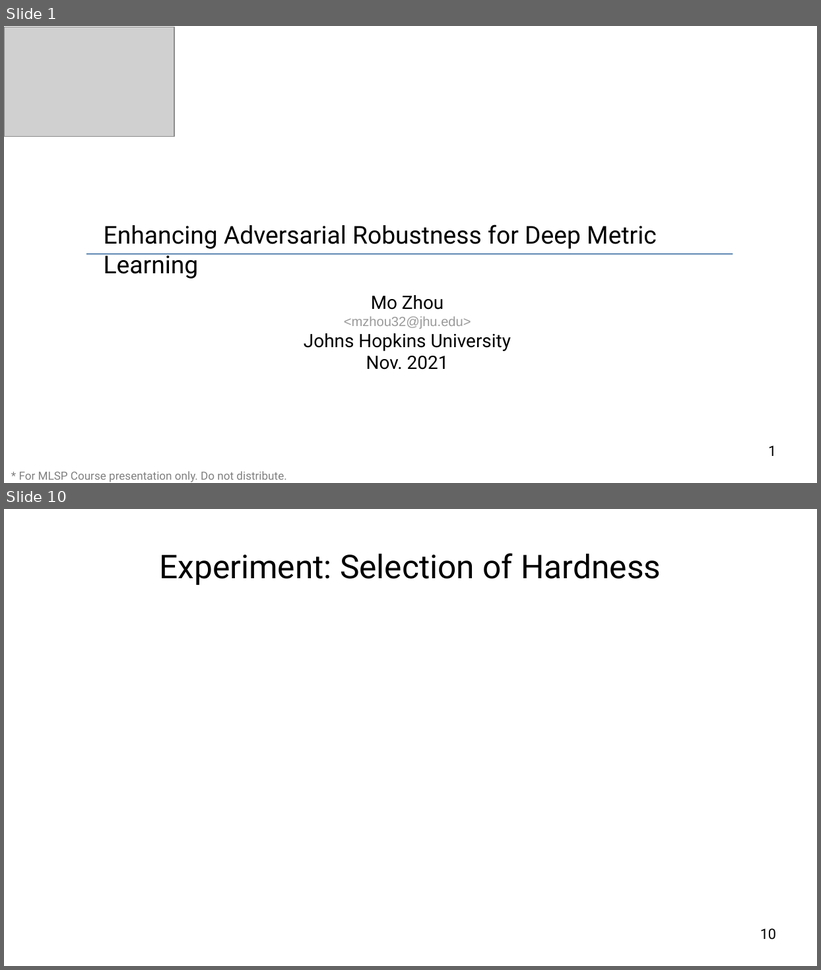
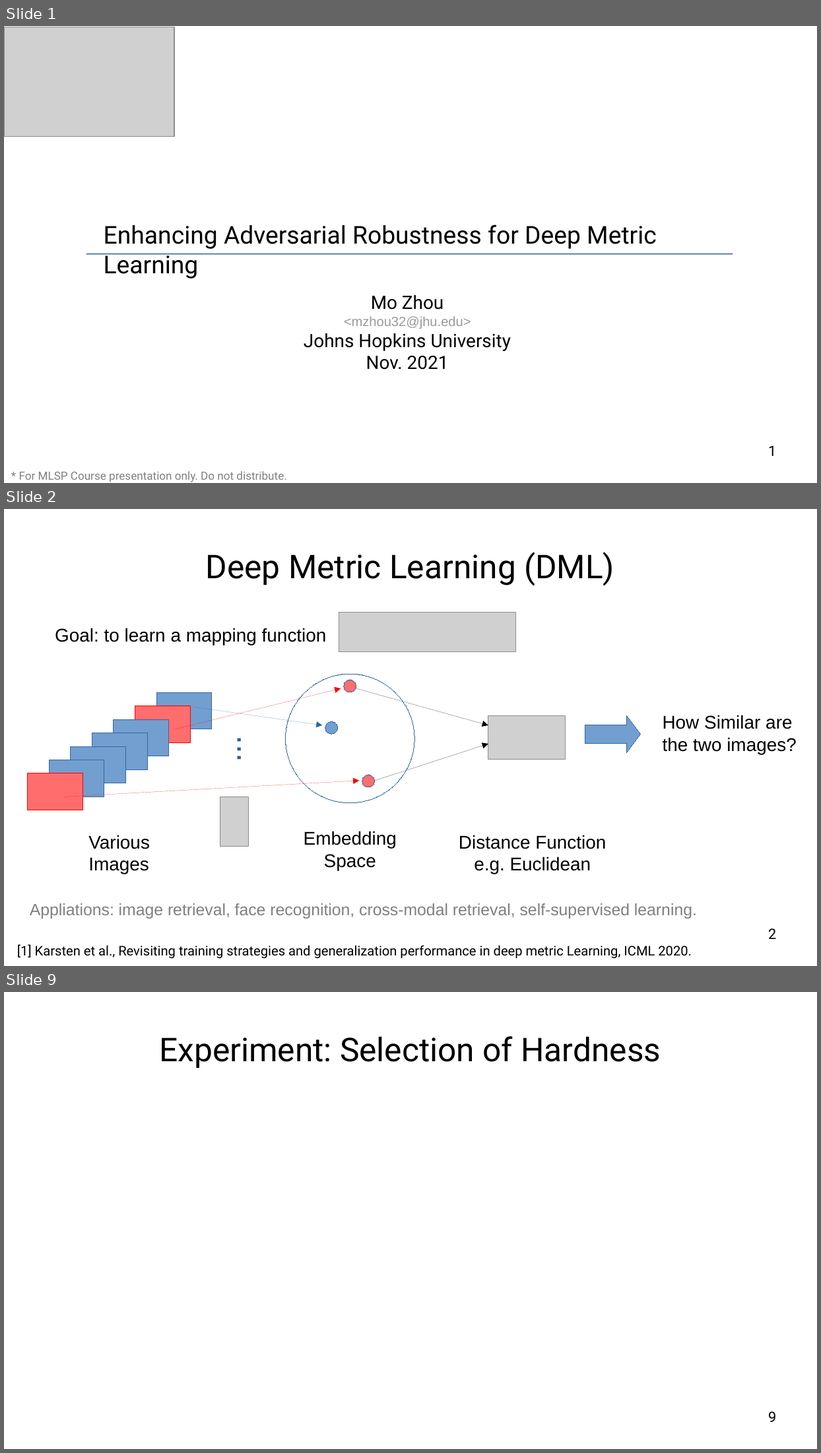
Before and after one commit to cdluminate/robdml, a slide deck: slides/slides.odp. Shown one above the other, each under a label of ours: slides 1 and 10 before the commit, slides 1, 2 and 9 after it; the slides between them are not shown. The pictures are 821x970 and 821x1453 pixels, drawn with LibreOffice and Linux fonts; fonts in the diff are those of the drawing; grey boxes stand for pictures. Boxes give left, top, right and bottom in pixels: in the first picture for what was removed or moved away, otherwise in the second. Text is boxed around its words. In the diff, an @@ line names an element or a change of style, - is before the commit and + after.

```diff
--- a/slides/slides.odp
+++ b/slides/slides.odp
@@ slide 2 added at <box>4,509,817,966</box>, background #FFFFFF @@
@@ title added at <box>206,552,614,586</box>, 32 pt, text #000000 @@
+Deep Metric Learning (DML)
@@ picture added at <box>339,613,516,652</box> @@
@@ text added at <box>55,628,327,645</box>, 18 pt, text #000000 @@
+Goal: to learn a mapping function
@@ ellipse added at <box>286,674,415,803</box>, fill #FFFFFF, outline #3465A4 0 pt @@
@@ ellipse added at <box>344,680,356,692</box>, fill #FF6D6D, outline #3465A4 0 pt @@
@@ rectangle added at <box>135,706,191,743</box>, fill #FF6D6D, outline #FF0000 0 pt @@
@@ rectangle added at <box>156,692,212,729</box>, fill #729FCF, outline #3465A4 0 pt @@
@@ arrow added from (175, 729) to (341, 689), #FF0000 0 pt @@
@@ arrow added from (356, 689) to (489, 726), #000000 0 pt @@
@@ rectangle added at <box>113,720,168,757</box>, fill #729FCF, outline #3465A4 0 pt @@
@@ arrow added from (193, 708) to (323, 726), #3465A4 0 pt @@
@@ ellipse added at <box>325,722,338,734</box>, fill #729FCF, outline #3465A4 0 pt @@
@@ picture added at <box>489,716,566,759</box> @@
@@ right arrow added at <box>585,716,641,753</box>, fill #729FCF, outline #3465A4 0 pt @@
@@ text added at <box>663,715,797,755</box>, 18 pt, text #000000 @@
+How Similar are
+the two images?
@@ rectangle added at <box>92,733,147,770</box>, fill #729FCF, outline #3465A4 0 pt @@
@@ text added at <box>230,729,274,770</box>, 32 pt, text #2A6099 @@
+...
@@ arrow added from (375, 782) to (489, 745), #000000 0 pt @@
@@ rectangle added at <box>49,760,104,797</box>, fill #729FCF, outline #3465A4 0 pt @@
@@ rectangle added at <box>71,747,125,784</box>, fill #729FCF, outline #3465A4 0 pt @@
@@ rectangle added at <box>28,774,83,811</box>, fill #FF6D6D, outline #FF0000 0 pt @@
@@ arrow added from (65, 797) to (360, 782), #FF0000 0 pt @@
@@ ellipse added at <box>362,776,375,788</box>, fill #FF6D6D, outline #3465A4 0 pt @@
@@ picture added at <box>220,797,248,846</box> @@
@@ text added at <box>88,835,150,874</box>, 18 pt, text #000000 @@
+Various
+Images
@@ text added at <box>304,831,397,871</box>, 18 pt, text #000000 @@
+Embedding
+Space
@@ text added at <box>459,835,606,874</box>, 18 pt, text #000000 @@
+Distance Function
+e.g. Euclidean
@@ text added at <box>30,904,697,919</box>, 16 pt, text #808080 @@
+Appliations: image retrieval, face recognition, cross-modal retrieval, self-supervised learning.
@@ page number added at <box>768,929,776,939</box>, 14 pt, text #000000 @@
+2
@@ text added at <box>17,945,692,959</box>, 13 pt, text #000000 @@
+[1] Karsten et al., Revisiting training strategies and generalization performance in deep metric Learning, ICML 2020.
@@ what was slide 10 is now slide 9 @@
@@ page number at <box>768,1412,776,1422</box>: text changed @@
-10
+9
```
Also in this commit, not shown: 6 other slides added, 8 slides removed.
